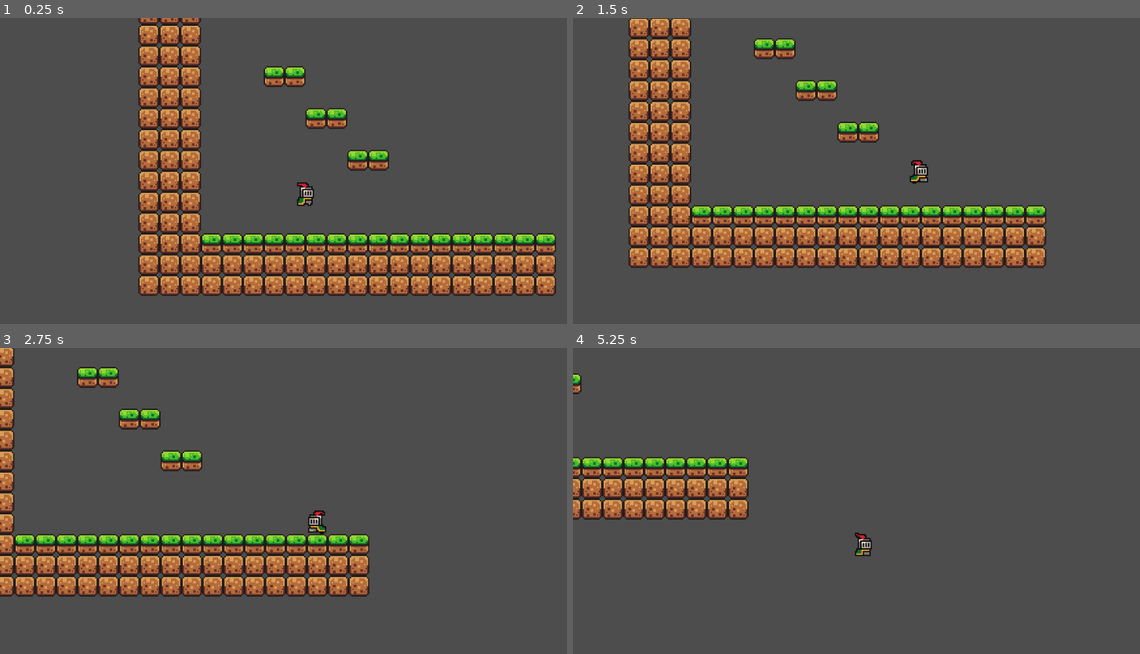
Above: before the commit, frames 1-4 (two rows, left to right).
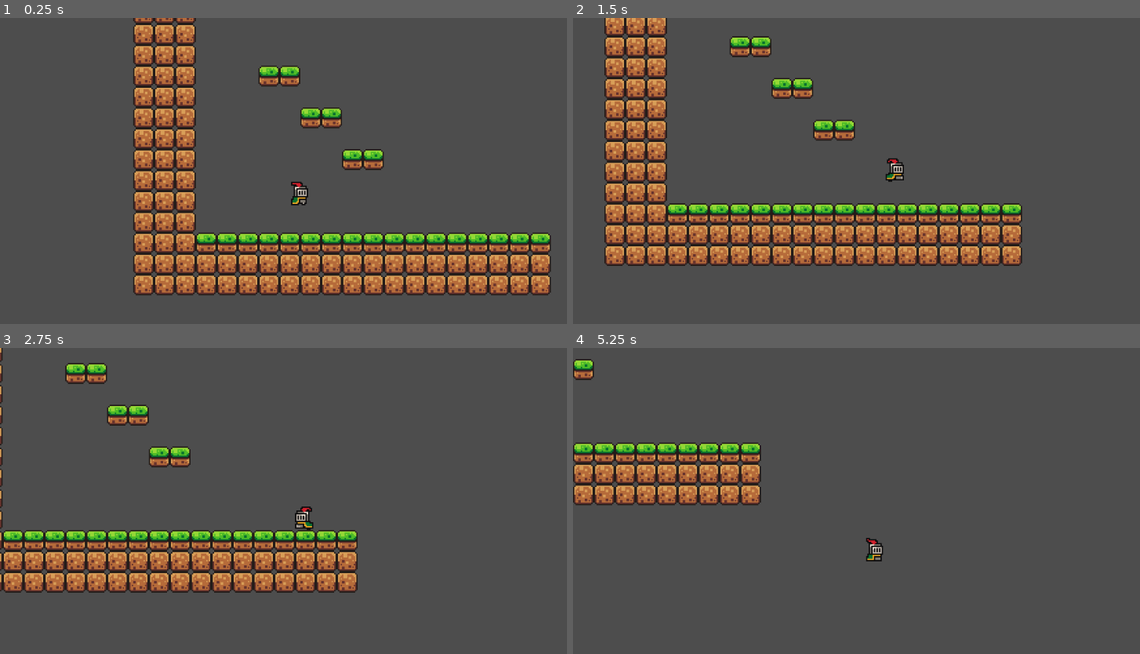
Above: after the commit, the same moments.

Repository: Ofir160/Godot-Platformer
Game: Godot game, scene res://Scenes/game.tscn
The game is run twice, just before and just after one commit, with the same random seed, the same clock (stepped at 60 frames per second) and the same inputs. The engine's default icon, where the game draws it, is replaced by a stand-in: a white triangle on a blue panel in a dark square.
Inputs:
- Up to frame 1 (0.25 s): no input
- Up to frame 2 (1.5 s): hold Z (jump) 0.53-1.28 s; hold Right (move_right) from 0.53 s (still down); tap C (dash) at 0.6 s; tap Z (jump) at 1.35 s
- Up to frame 3 (2.75 s): tap Z (jump) at 1.52, 1.82 s; tap C (dash) at 1.55 s; release Right (move_right) at 2.03 s; hold Left (move_left) from 2.03 s (still down); hold Z (jump) from 2.03 s (still down); tap X (attack) at 2.1 s
- Up to frame 4 (5.25 s): release Left (move_left) at 2.78 s; release Z (jump) at 2.78 s; hold Right (move_right) 2.78-4.28 s; tap C (dash) at 2.85, 4.55, 5.1 s; tap Z (jump) at 3.02, 3.32, 3.77, 3.8, 4.07, 4.52, 4.82 s; hold Down (look_down) 3.53-4.28 s; hold Left (move_left) 4.28-5.03 s; tap Up (look_up) at 4.35 s; hold Right (move_right) from 5.03 s (still down); hold Z (jump) from 5.03 s (still down)

The runs differ from the first frame. In frame 1, 18% of the frame differs, in the area x 23-99%, y 0-91%; in frame 2, 23%, in the area x 5-84%, y 0-82%; in frame 3, 15%; in frame 4, 8.0%.

Commit message:
Small little tweaks
I think I overall like the idea of getting rid of super double jump. It kinda feels like nothing changed ngl

Diff:
--- a/new-game-project/Resources/camera_stats.tres
+++ b/new-game-project/Resources/camera_stats.tres
@@ -4,8 +4,8 @@
 
 [resource]
 script = ExtResource("1_37pcq")
-x_damping_strength = 1.5
-y_damping_strength_up = 2.0
+x_damping_strength = 3.0
+y_damping_strength_up = 3.0
 y_damping_strength_down = 20.0
 y_damping_change_time = 2.0
 y_damping_change_velocity_threshold = 725.0
--- a/new-game-project/Resources/player_stats.tres
+++ b/new-game-project/Resources/player_stats.tres
@@ -26,7 +26,7 @@
 initial_gravity = 1300.0
 double_jump_force = 500.0
 double_jump_horizontal_damping = 0.6
-double_jump_vertical_damping = 0.3
+double_jump_vertical_damping = 0.1
 double_jump_speeding_horizontal_boost = 1.25
 double_jump_gravity_mult = 0.8
 slide_speed = 350.0
@@ -48,7 +48,7 @@
 dash_time = 0.2
 dash_frozen_percent = 0.05
 dash_regain_percent = 0.2
-dash_vertical_damping = 0.5
+dash_vertical_damping = 0.2
 dash_horizontal_damping = 0.7
 dash_upwards_mult = 0.55
 dash_horizontal_mult = 0.6
--- a/new-game-project/Scripts/Camera/follow_state.gd
+++ b/new-game-project/Scripts/Camera/follow_state.gd
@@ -45,12 +45,12 @@
 
 	var new_player_falling : bool = parent.player.body.velocity.y > stats.y_damping_change_velocity_threshold
 
-	# If the player is now falling lerp the damping strength
-	if player_falling != new_player_falling:
-		player_falling = new_player_falling
-		parent.timer_manager.set_timer("Y Damping lerp", stats.y_damping_change_time)
-		starting_y_damping_strength = y_damping_strength
-		desired_y_damping_strength = stats.y_damping_strength_down if player_falling else stats.y_damping_strength_up
+	## If the player is now falling lerp the damping strength
+	#if player_falling != new_player_falling:
+		#player_falling = new_player_falling
+		#parent.timer_manager.set_timer("Y Damping lerp", stats.y_damping_change_time)
+		#starting_y_damping_strength = y_damping_strength
+		#desired_y_damping_strength = stats.y_damping_strength_down if player_falling else stats.y_damping_strength_up
 
 	var time_left_y_damping : float = parent.timer_manager.check_timer("Y Damping lerp")
 
@@ -59,8 +59,7 @@
 		var t = (stats.y_damping_change_time - time_left_y_damping) / stats.y_damping_change_time
 		y_damping_strength = lerp(starting_y_damping_strength, desired_y_damping_strength, t )
 
-	var new_player_position_x = parent.player.position.x + parent.player.velocity.x * stats.lookahead_time
-
+	var new_player_position_x = parent.player.position.x
 
 	# Calculate the new position on the x axis by lerp smoothing to the player with bias
 	new_x_position = lerp(parent.position.x, new_player_position_x + offset, 1 - exp(-delta * stats.x_damping_strength))
@@ -68,4 +67,7 @@
 
 	parent.position = Vector2(new_x_position, new_y_position)
 
+	#parent.position.x = new_player_position_x + offset
+	#parent.position.y = parent.player.position.y
+
 	return null
--- a/new-game-project/Scripts/Player/Base Movement/air_state.gd
+++ b/new-game-project/Scripts/Player/Base Movement/air_state.gd
@@ -47,8 +47,8 @@
 		# Checks if close enough to the wall
 		elif parent.collision.is_on_wall(false) and not parent.timer_manager.query_timer("Late superdash"):
 			return super_dash_wall_state
-		# Checks if late super dash should be used as a super double jump
 		elif PlayerState.double_jump_available:
+			# Double jumps after dashes will reset available dashes
 			PlayerState.dashes_available = stats.dashes
 			return double_jump_state
 
@@ -57,6 +57,7 @@
 		# If you can double jump
 		if PlayerState.double_jump_available:
 			if not parent.timer_manager.query_timer("Late superdash"):
+				# Double jumps after dashes will reset available dashes
 				PlayerState.dashes_available = stats.dashes
 			return double_jump_state
 		else:
